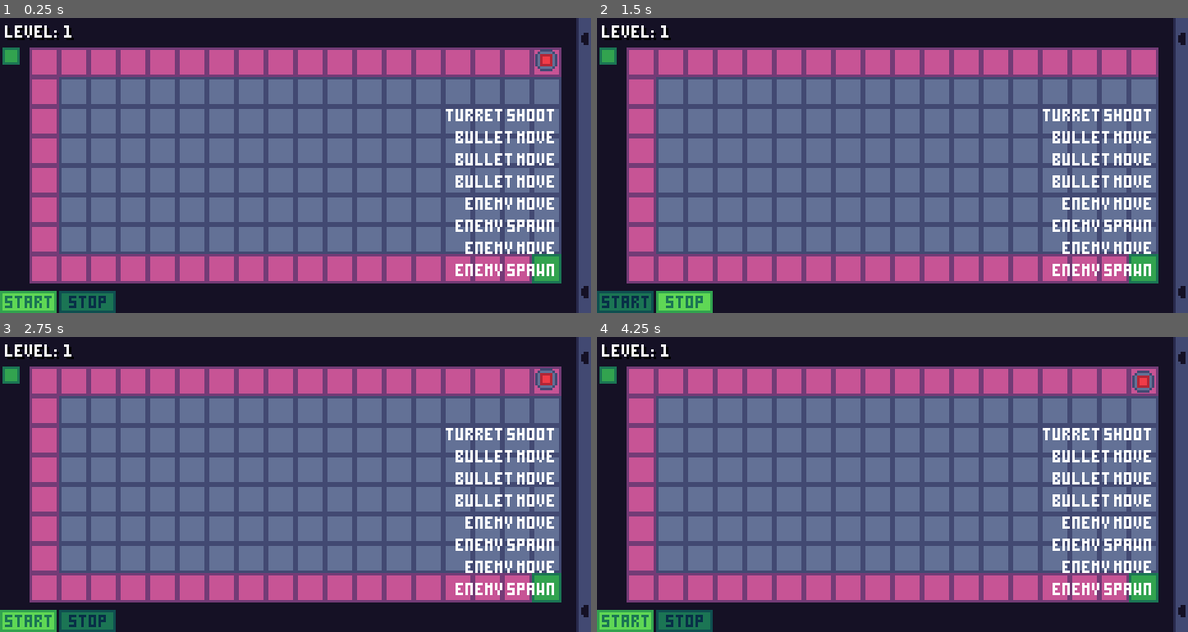
Above: before the commit, frames 1-4 (two rows, left to right).
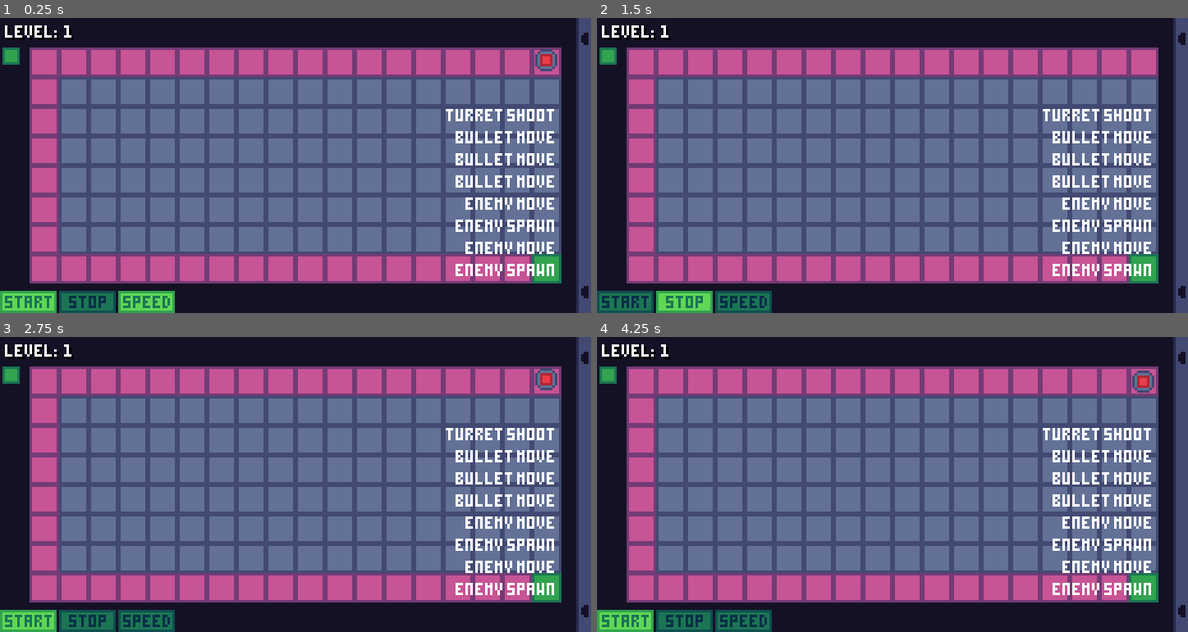
Above: after the commit, the same moments.

Repository: mariothedog/brackeys-game-jam
Game: Godot game, scene res://main/main.tscn
The game is run twice, just before and just after one commit, with the same random seed, the same clock (stepped at 60 frames per second) and the same inputs.
Inputs (mouse positions are in pixels of both pictures, inside the frame that each line leads up to):
- Up to frame 1 (0.25 s): no input
- Up to frame 2 (1.5 s): click (744, 301) at 0.52 s; click (626, 301) at 1.25 s
- Up to frame 3 (2.75 s): click (88, 620) at 2 s
- Up to frame 4 (4.25 s): click (626, 620) at 2.75 s; click (685, 620) at 3.5 s

The runs differ from the first frame. In frame 1, 0.7% of the frame differs, in the area x 20-30%, y 92-100%; in frame 2, 0.7%; in frame 3, 0.7%; in frame 4, 0.7%.

Commit message:
Add speed-up button

Diff:
--- a/src/autoload/global.gd
+++ b/src/autoload/global.gd
@@ -5,3 +5,5 @@
 var is_running := false
 var selected_turret: Turret
 var is_aiming := false
+var min_step_delay_ms := 1.0
+var step_speed := 1.0
--- a/src/autoload/signals.gd
+++ b/src/autoload/signals.gd
@@ -5,4 +5,5 @@
 signal item_button_down(item)
 signal start_pressed
 signal stop_pressed
+signal speed_pressed(button_pressed)
 signal ran_out_of_lives
--- a/src/enemies/enemy.gd
+++ b/src/enemies/enemy.gd
@@ -29,7 +29,8 @@
 		if _path_current_index + 1 == _path_length:
 			emit_signal("reached_end_of_path")
 		return
-	global_position = global_position.linear_interpolate(_target_pos, MOVEMENT_RATE * delta)
+	var weight := min(MOVEMENT_RATE * delta * Global.step_speed, 1)
+	global_position = global_position.linear_interpolate(_target_pos, weight)
 
 
 func update_position_along_path() -> void:
--- a/src/main/main.gd
+++ b/src/main/main.gd
@@ -3,7 +3,12 @@
 const FORMAT_LEVEL_LABEL := "level: %s"
 
 export var level_num := 1
-export var min_step_delay_ms := 1000
+export var initial_min_step_delay_ms := 1000.0
+export var normal_min_step_delay_ms := 1000.0
+export var sped_up_min_step_delay_ms := 500.0
+export var initial_step_speed := 1.0
+export var normal_step_speed := 1.0
+export var sped_up_step_speed := 2.0
 
 var _level_data: LevelData
 var _num_enemies_left: int
@@ -30,11 +35,15 @@
 
 
 func _ready() -> void:
+	Global.min_step_delay_ms = initial_min_step_delay_ms
+	Global.step_speed = initial_step_speed
 	_go_to_level(level_num)
 # warning-ignore:return_value_discarded
 	Signals.connect("start_pressed", self, "_start")
 # warning-ignore:return_value_discarded
 	Signals.connect("stop_pressed", self, "_on_stop_pressed")
+# warning-ignore:return_value_discarded
+	Signals.connect("speed_pressed", self, "_on_speed_pressed")
 
 
 func _start() -> void:
@@ -238,10 +247,19 @@
 
 func _start_step_delay() -> void:
 	var time_since_last_step := OS.get_ticks_msec() - _last_step_start_time
-	var delay := max(min_step_delay_ms - time_since_last_step, 0)
+	var delay := max(Global.min_step_delay_ms - time_since_last_step, 0)
 	var delay_sec := delay / 1000.0
 	step_delay_timer.start(delay_sec)
 
 
 func _on_StepDelay_timeout() -> void:
 	_start_step()
+
+
+func _on_speed_pressed(button_pressed: bool) -> void:
+	if button_pressed:
+		Global.min_step_delay_ms = sped_up_min_step_delay_ms
+		Global.step_speed = sped_up_step_speed
+	else:
+		Global.min_step_delay_ms = normal_min_step_delay_ms
+		Global.step_speed = normal_step_speed
--- a/src/main/main.tscn
+++ b/src/main/main.tscn
@@ -12,7 +12,9 @@
 
 [node name="Main" type="Node"]
 script = ExtResource( 3 )
-min_step_delay_ms = 500
+initial_min_step_delay_ms = 500.0
+normal_min_step_delay_ms = 500.0
+sped_up_min_step_delay_ms = 250.0
 
 [node name="Camera2D" type="Camera2D" parent="."]
 anchor_mode = 0
--- a/src/projectiles/bullet/bullet.gd
+++ b/src/projectiles/bullet/bullet.gd
@@ -23,7 +23,8 @@
 		global_position = _target_pos
 		emit_signal("stopped_moving")
 		return
-	global_position = global_position.linear_interpolate(_target_pos, MOVEMENT_RATE * delta)
+	var weight := min(MOVEMENT_RATE * delta * Global.step_speed, 1)
+	global_position = global_position.linear_interpolate(_target_pos, weight)
 
 
 func move_to(global_pos: Vector2, is_instant := false) -> void:
--- a/src/turrets/turret.gd
+++ b/src/turrets/turret.gd
@@ -79,6 +79,7 @@
 	_tile_size = tile_size
 	if anim_player.is_playing():
 		push_warning("Attempted to shoot but the shoot animation was already playing")
+	anim_player.playback_speed = Global.step_speed
 	anim_player.play("shoot")
 
 
--- a/src/ui/hud/buttons/buttons.gd
+++ b/src/ui/hud/buttons/buttons.gd
@@ -14,3 +14,7 @@
 	start.disabled = false
 	stop.disabled = true
 	Signals.emit_signal("stop_pressed")
+
+
+func _on_Speed_toggled(button_pressed):
+	Signals.emit_signal("speed_pressed", button_pressed)
--- a/src/ui/hud/hud.tscn
+++ b/src/ui/hud/hud.tscn
@@ -13,6 +13,9 @@
 [ext_resource path="res://ui/hud/buttons/stop/stop_disabled.png" type="Texture" id=11]
 [ext_resource path="res://ui/hud/health/lives.tscn" type="PackedScene" id=12]
 [ext_resource path="res://ui/fonts/sim_turrets.tres" type="DynamicFont" id=13]
+[ext_resource path="res://ui/hud/buttons/speed/speed_pressed.png" type="Texture" id=14]
+[ext_resource path="res://ui/hud/buttons/speed/speed_normal.png" type="Texture" id=15]
+[ext_resource path="res://ui/hud/buttons/speed/speed_hover.png" type="Texture" id=16]
 
 [node name="HUDLayer" type="CanvasLayer"]
 
@@ -119,7 +122,17 @@
 texture_pressed = ExtResource( 6 )
 texture_hover = ExtResource( 3 )
 texture_disabled = ExtResource( 11 )
+
+[node name="Speed" type="TextureButton" parent="HUD/Buttons"]
+margin_left = 48.0
+margin_right = 71.0
+margin_bottom = 9.0
+toggle_mode = true
+texture_normal = ExtResource( 15 )
+texture_pressed = ExtResource( 14 )
+texture_hover = ExtResource( 16 )
 [connection signal="mouse_entered_background" from="HUD/Inventory" to="HUD" method="_on_Inventory_mouse_entered_background"]
 [connection signal="mouse_exited_background" from="HUD/Inventory" to="HUD" method="_on_Inventory_mouse_exited_background"]
 [connection signal="pressed" from="HUD/Buttons/Start" to="HUD/Buttons" method="_on_Start_pressed"]
 [connection signal="pressed" from="HUD/Buttons/Stop" to="HUD/Buttons" method="_on_Stop_pressed"]
+[connection signal="toggled" from="HUD/Buttons/Speed" to="HUD/Buttons" method="_on_Speed_toggled"]
Binary file added: src/ui/hud/buttons/speed/speed_hover.png
Not shown, added: src/ui/hud/buttons/speed/speed_hover.png.import
Binary file added: src/ui/hud/buttons/speed/speed_normal.png
Not shown, added: src/ui/hud/buttons/speed/speed_normal.png.import
Binary file added: src/ui/hud/buttons/speed/speed_pressed.png
Not shown, added: src/ui/hud/buttons/speed/speed_pressed.png.import
Not shown: 1 places in src/ui/hud/hud.tscn that only renumber resources
